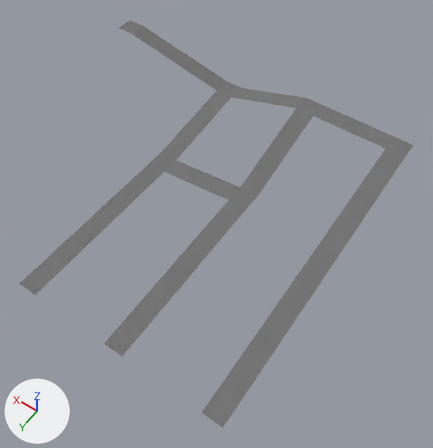
The Blender file assets/models/districts/agustin/roads_agustin.blend: old version first, new version second.
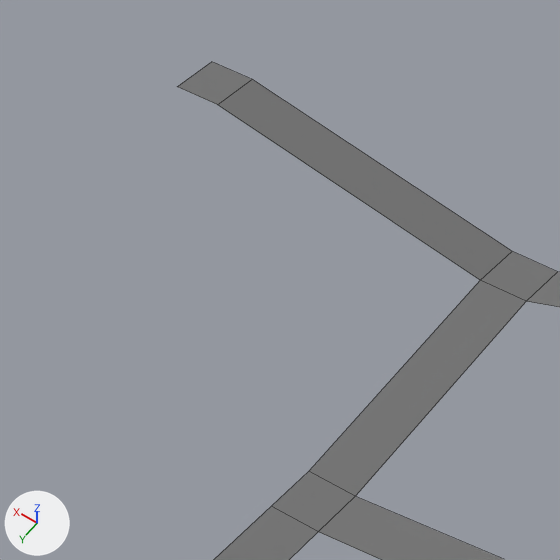
Each version appears first whole from a 50 mm camera at (-19.6, 26.3, 90.3) aimed at (22.1, -32.1, -1.4), and next in a close-up on the part from 14% to 56% of the width and 0% to 40% of the height. The axes (+X, +Y, +Z) are drawn at lower left. The lights are the same throughout. The first two pictures are the older version. The close-ups show mesh edges as thin lines. Objects named as collision shapes, trigger or cutter boxes, shadow casters or lower levels of detail are left out.
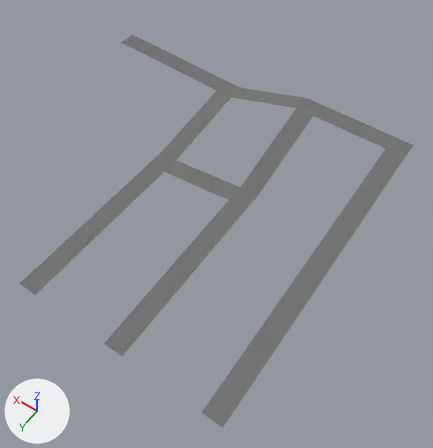
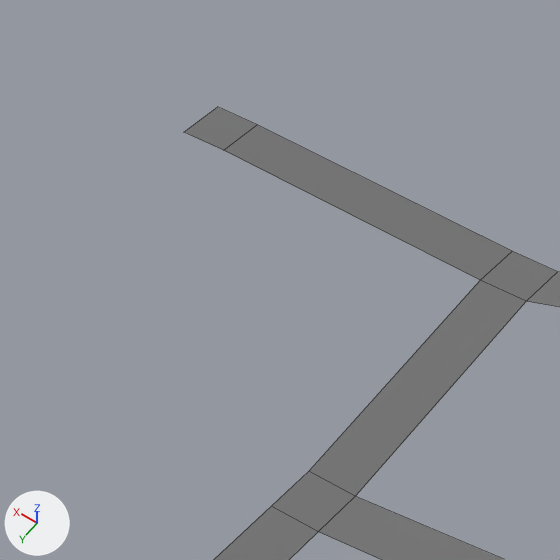
What differs and where, as boxes [x1, y1, x2, y2] in the close-ups (560 x 560 px; the box of a moved part takes in the faces that stretch with it):
'Plane', reshaped
    before: [177, 62, 560, 560]
    after: [185, 107, 560, 560]
part 1 of me_plane, moved or reshaped
    before: [177, 62, 512, 280]
    after: [185, 107, 512, 280]

The change in detail:
me_plane has 30 vertices, 15 faces and spans x -1.0..35.0, y -64.0..0.0, z 0.0..8.0.
me_plane is used by ob_plane; location (0.0, 0.0, 0.0); scale (2.0, 1.0, 1.0).
Before the commit, vertices of me_plane: 26 (33.0, -60.0, 8.0) at pixel (217, 104), 27 (33.0, -64.0, 8.0) at pixel (252, 79), 28 (35.0, -60.0, 8.0) at pixel (177, 86), 29 (35.0, -64.0, 8.0) at pixel (211, 61).
Part 1, on me_plane:
Vertices 26 to 29 of me_plane move by (0.0, 0.0, -4.0).
